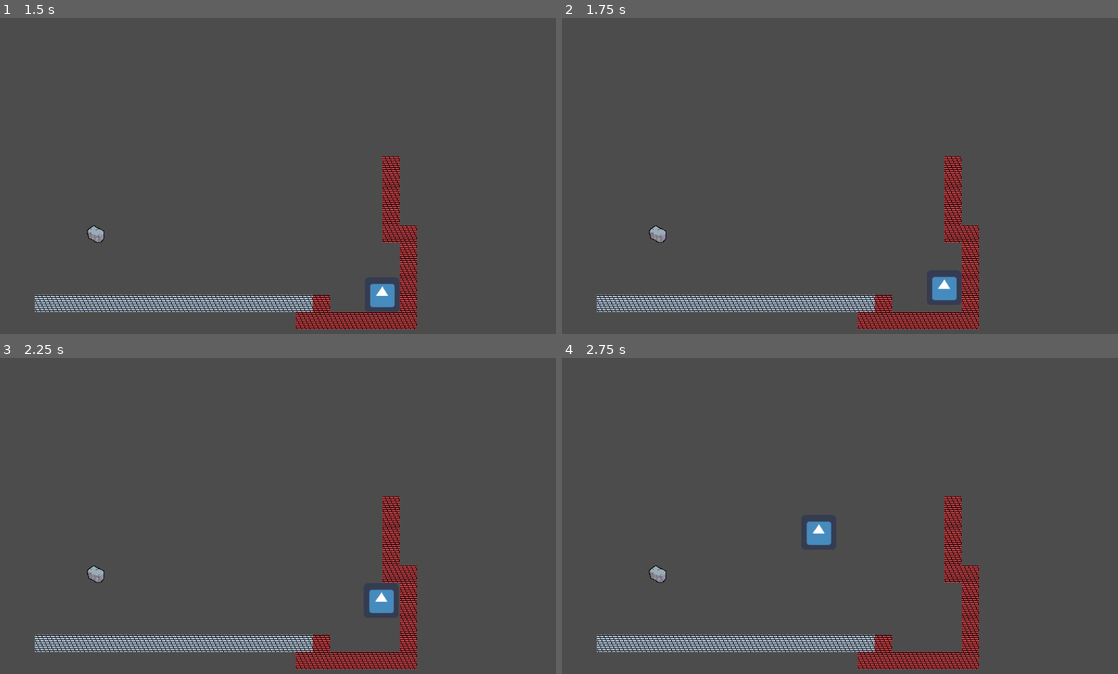
Above: before the commit, frames 1-4 (two rows, left to right).
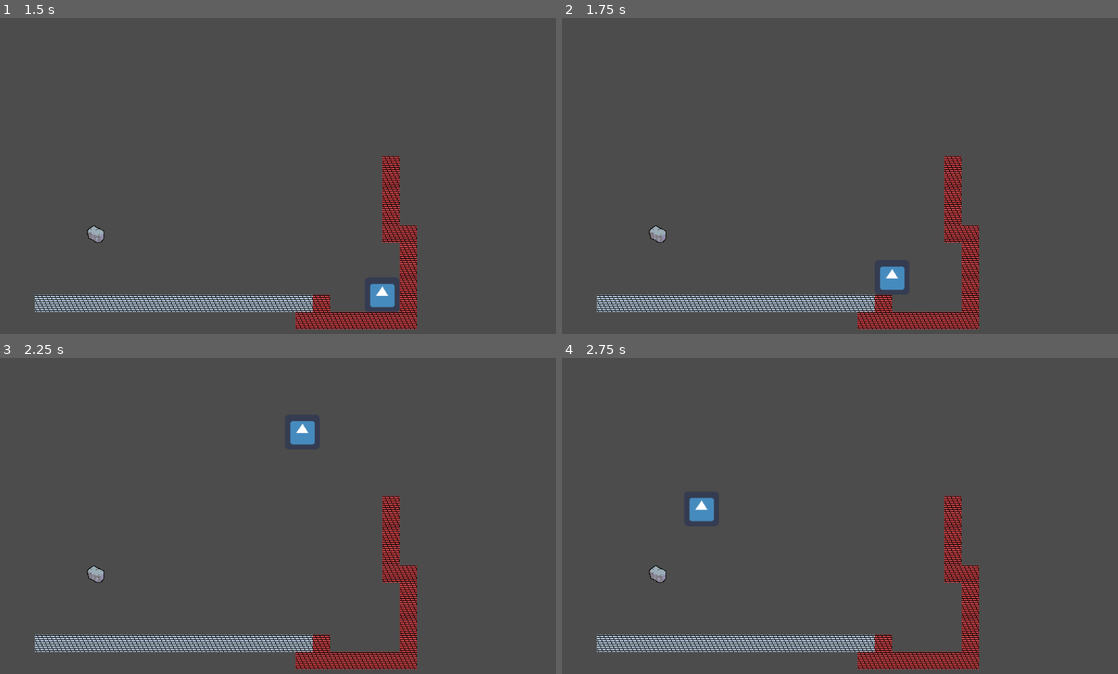
Above: after the commit, the same moments.

Repository: Tiggles/Github-Gameoff-2019
Game: Godot game, scene res://Main.tscn
The game is run twice, just before and just after one commit, with the same random seed, the same clock (stepped at 60 frames per second) and the same inputs. The engine's default icon, where the game draws it, is replaced by a stand-in: a white triangle on a blue panel in a dark square.
Inputs:
- Up to frame 1 (1.5 s): hold Up (ui_up) 0.53-1.28 s; hold Right (ui_right) from 0.53 s (still down); tap Up (ui_up) at 1.35 s
- Up to frame 2 (1.75 s): keep holding Right (ui_right); tap Up (ui_up) at 1.52 s
- Up to frame 3 (2.25 s): tap Up (ui_up) at 1.82 s; release Right (ui_right) at 2.03 s; hold Left (ui_left) from 2.03 s (still down); hold Up (ui_up) from 2.03 s (still down)
- Up to frame 4 (2.75 s): keep holding Left (ui_left); keep holding Up (ui_up)

Frame 1 is identical in both runs. In frame 2, 0.7% of the frame differs, in the area x 57-71%, y 78-90%; in frame 3, 0.7%; in frame 4, 0.7%, in the area x 22-49%, y 44-60%.

Commit message:
Walljump

Diff:
--- a/GGGG/Player.gd
+++ b/GGGG/Player.gd
@@ -13,10 +13,12 @@
 export var movement_acceleration: int = 60
 export var max_fall_speed: int = 500
 export var fall_acceleration: int = 60
+var moving_left = false
 
 # Jumping
 var can_jump: bool = false
 export var jump_velocity: int = 1200
+var can_wall_jump = false
 
 # Called when the node enters the scene tree for the first time.
 func _ready() -> void:
@@ -31,6 +33,8 @@
 	var is_touching = self.is_on_floor() or self.is_on_wall()
 
 	var curr_mvmt_accl = movement_acceleration if is_touching else movement_acceleration / 2
+	can_wall_jump = self.is_on_wall() and !self.is_on_floor()
+
 
 	if is_on_ceiling():
 		self.velocity.y = 1
@@ -48,7 +52,14 @@
 	velocity.y = min(velocity.y + fall_acceleration, max_fall_speed)
 
 	if Input.is_action_pressed("ui_up"):
-		if can_jump:
+		if can_wall_jump and velocity.x != 0:
+			if moving_left:
+				velocity.y = -jump_velocity * 0.8
+				velocity.x = 900
+			else:
+				velocity.y = -jump_velocity * 0.8
+				velocity.x = -900
+		elif can_jump:
 			velocity.y = -jump_velocity
 
 	# standard jumping or wall jump
@@ -57,6 +68,8 @@
 	else:
 		can_jump = false
 
+	moving_left = velocity.x < 0
+
 func _physics_process(delta: float):
 	get_input(delta)
 	# delta is applied inside function
